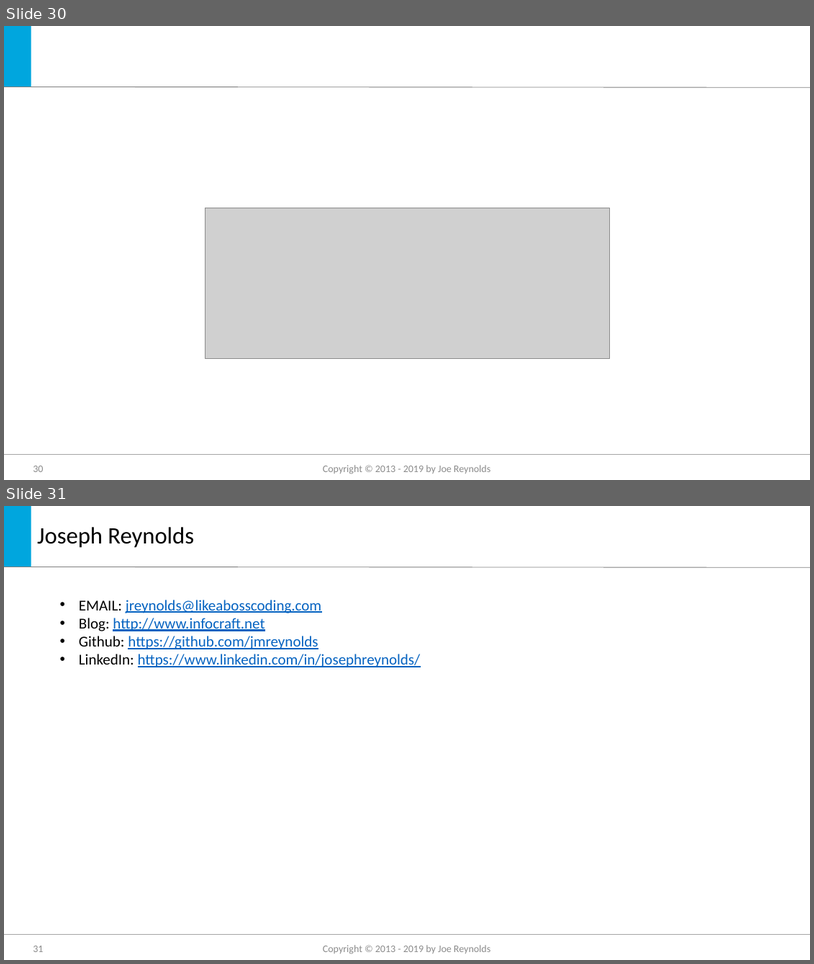
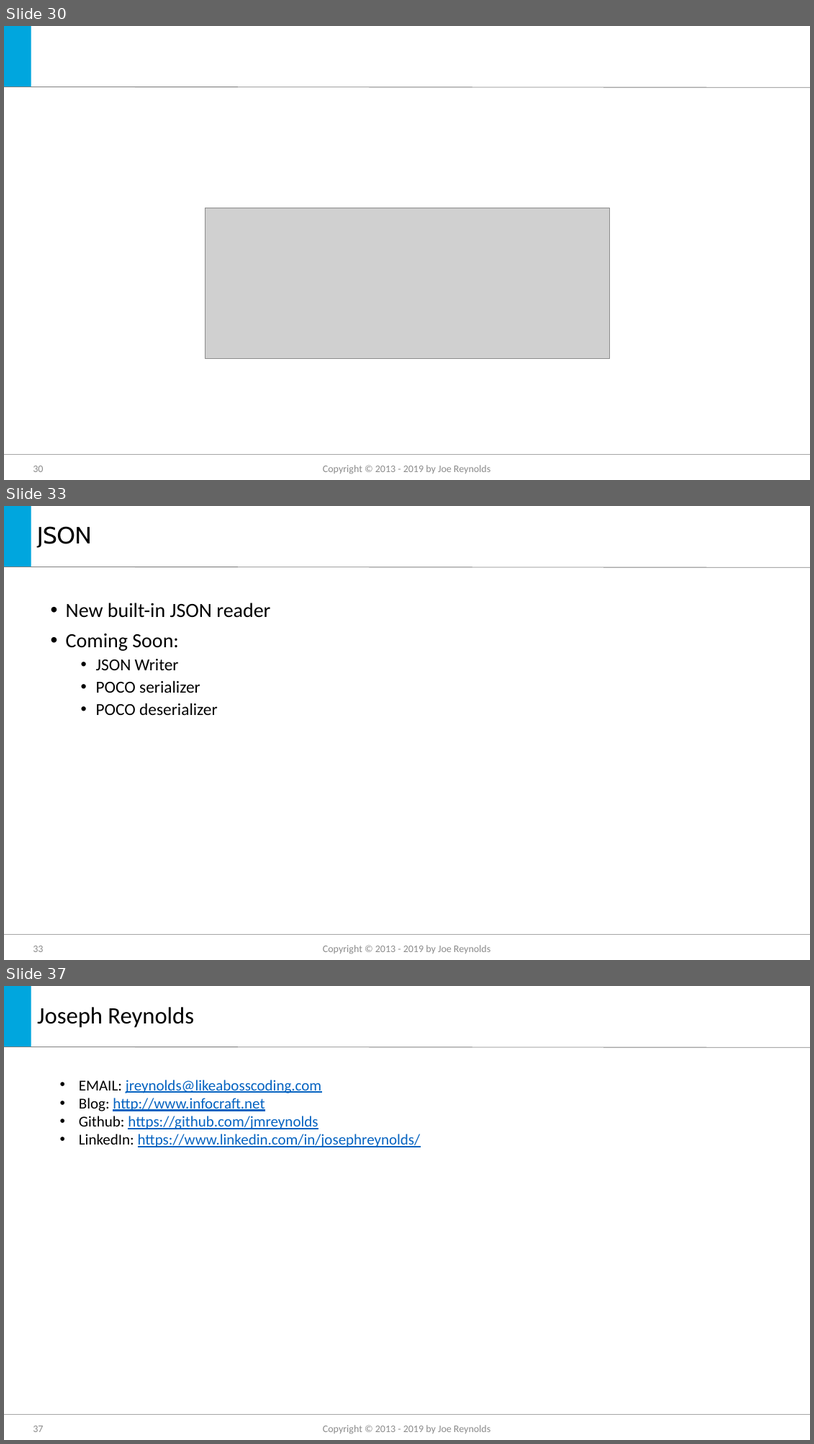
Before and after one commit to jmreynolds/CSharp8, a slide deck: Whats new in C#8.pptx. Shown one above the other, each under a label of ours: slides 30 and 31 before the commit, slides 30, 33 and 37 after it; the slides between them are not shown. The pictures are 814x964 and 814x1444 pixels, drawn with LibreOffice and Linux fonts; fonts in the diff are those of the drawing; grey boxes stand for pictures; background and template pictures are left out. Boxes give left, top, right and bottom in pixels: in the first picture for what was removed or moved away, otherwise in the second. Text is boxed around its words. In the diff, an @@ line names an element or a change of style, - is before the commit and + after.

```diff
--- a/Whats new in C#8.pptx
+++ b/Whats new in C#8.pptx
@@ slide 33 added at (4,506,810,960), background #FFFFFF; not listed: 3 template elements that a slide beside it also shows @@
@@ title added at (37,526,91,548), 28 pt, text #000000 @@
+JSON
@@ text added at (66,602,270,715), 20 pt, text #000000 @@
+• New built-in JSON reader
+• Coming Soon:
+  • JSON Writer
+  • POCO serializer
+  • POCO deserializer
@@ page number added at (33,945,43,952), 12 pt, text #8C8C8C @@
+33
@@ text added at (323,944,491,954), 12 pt, text #8C8C8C @@
+Copyright © 2013 - 2019 by Joe Reynolds
@@ what was slide 31 is now slide 37 @@
@@ page number at (33,1425,43,1432): text changed @@
-31
+37
```
Also in this commit, not shown: 1 slide changed, 5 other slides added, 1 other file.
